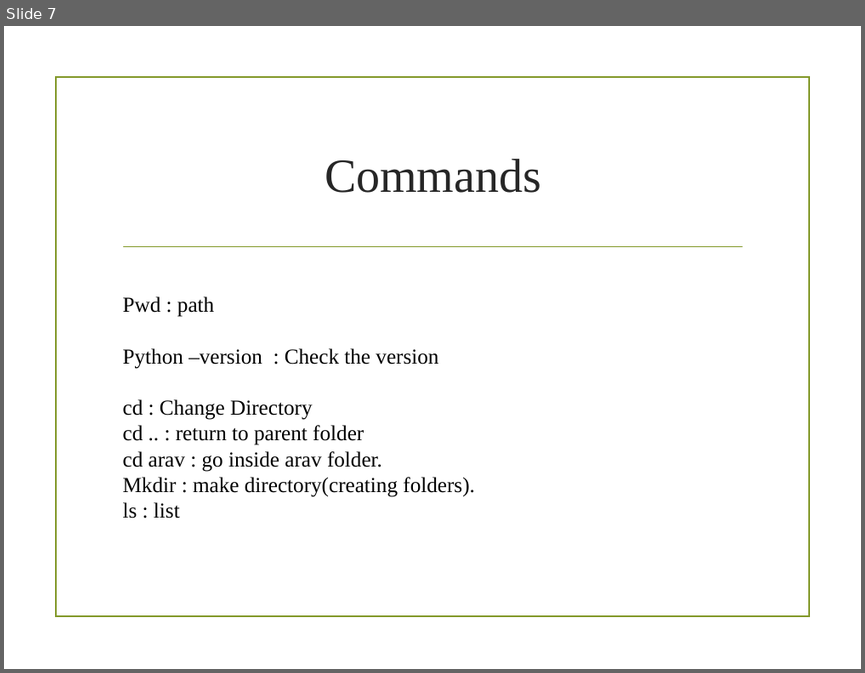
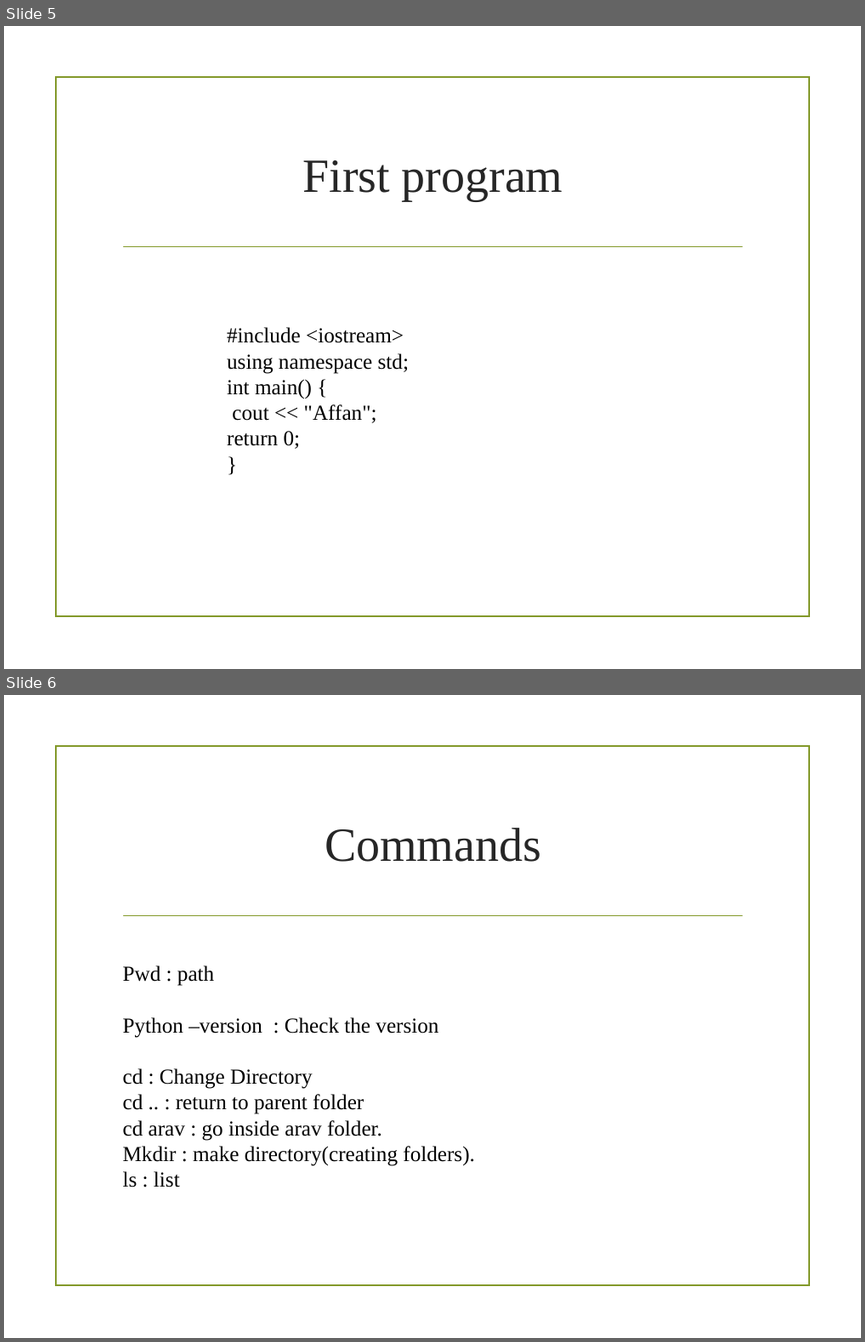
Before and after one commit to tf153/Connect-Bud, a slide deck: PPT/Java/class 1.pptx. Shown one above the other, each under a label of ours: slide 7 before the commit, slides 5 and 6 after it. The pictures are 865x673 and 865x1342 pixels, drawn with LibreOffice and Linux fonts; fonts in the diff are those of the drawing; background and template pictures are left out. Boxes give left, top, right and bottom in pixels: in the first picture for what was removed or moved away, otherwise in the second. Text is boxed around its words. In the diff, an @@ line names an element or a change of style, - is before the commit and + after.

```diff
--- a/PPT/Java/class 1.pptx
+++ b/PPT/Java/class 1.pptx
@@ slide 5 added at (4,26,861,669), background picture (left out); not listed: 2 template elements that a slide beside it also shows @@
@@ title added at (302,160,563,200), 40 pt, text #262626 @@
+First program
@@ text added at (227,327,409,448), 18 pt, text #000000 @@
+#include <iostream>
+using namespace std;
+int main() {
+cout << "Affan";
+return 0;
+}
@@ what was slide 7 is now slide 6 @@
```
Also in this commit, not shown: 3 slides changed, 2 slides removed, 11 other files.
